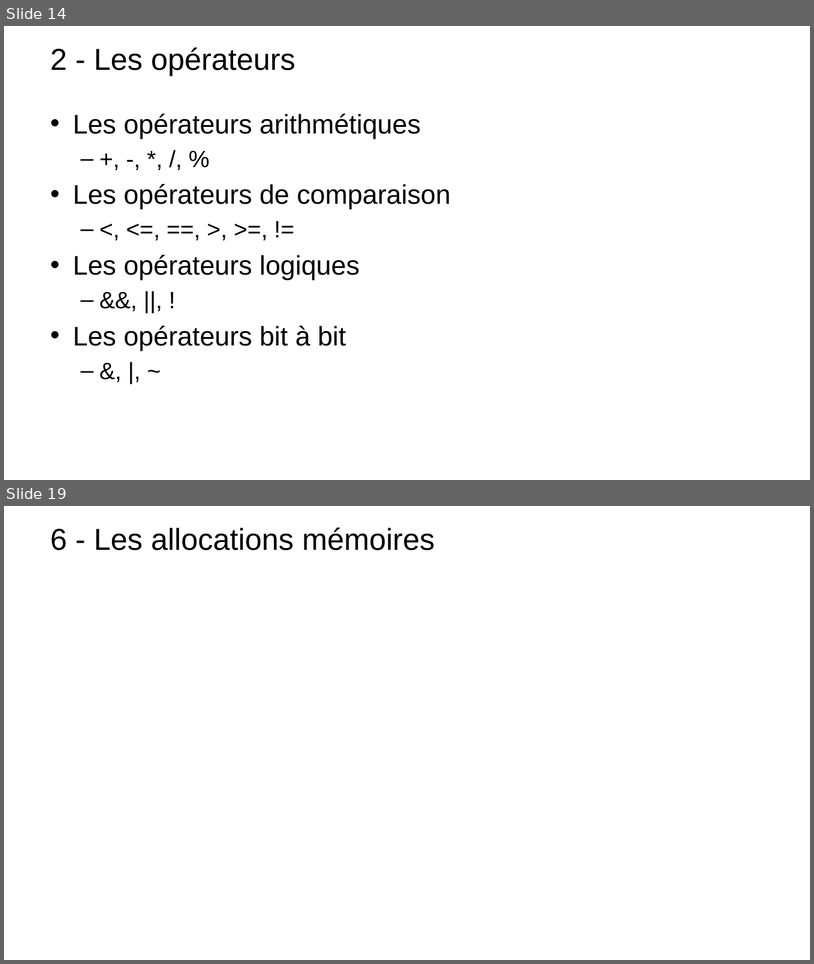
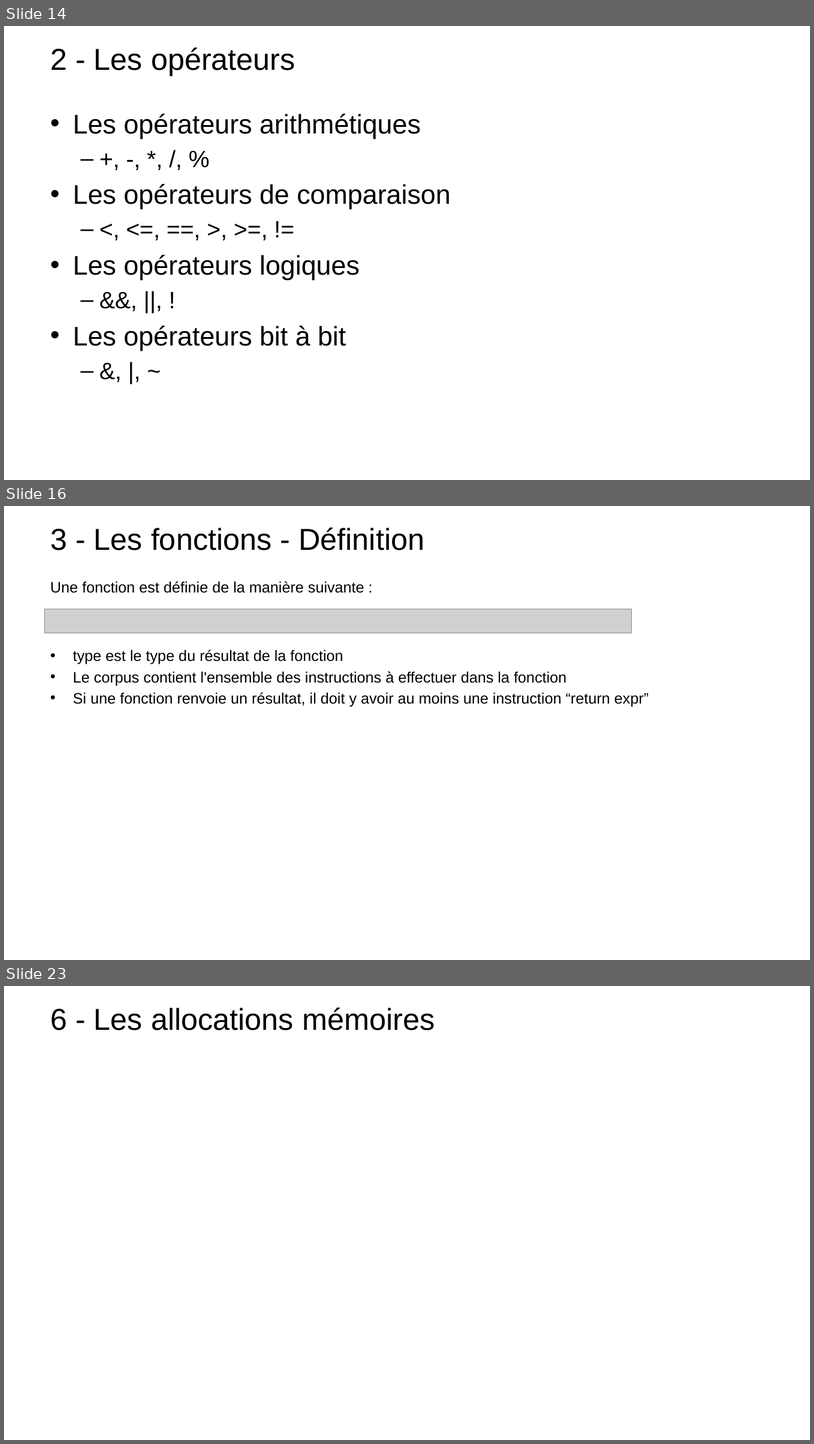
Before and after one commit to t-tortosa/cppCourses, a slide deck: POO.pptx. Shown one above the other, each under a label of ours: slides 14 and 19 before the commit, slides 14, 16 and 23 after it; the slides between them are not shown. The pictures are 814x964 and 814x1444 pixels, drawn with LibreOffice and Linux fonts; fonts in the diff are those of the drawing; grey boxes stand for pictures; background and template pictures are left out. Boxes give left, top, right and bottom in pixels: in the first picture for what was removed or moved away, otherwise in the second. Text is boxed around its words. In the diff, an @@ line names an element or a change of style, - is before the commit and + after.

```diff
--- a/POO.pptx
+++ b/POO.pptx
@@ slide 16 added at [4, 506, 810, 960], background picture (left out) @@
@@ title added at [50, 528, 425, 550], 36 pt, text #000000 @@
+3 - Les fonctions - Définition
@@ text added at [50, 581, 365, 593], 18 pt, text #000000 @@
+Une fonction est définie de la manière suivante :
@@ picture added at [45, 609, 633, 634] @@
@@ text added at [73, 649, 649, 707], 18 pt, text #000000 @@
+• type est le type du résultat de la fonction
+• Le corpus contient l'ensemble des instructions à effectuer dans la fonction
+• Si une fonction renvoie un résultat, il doit y avoir au moins une instruction “return expr”
@@ what was slide 19 is now slide 23 @@
```
Also in this commit, not shown: 12 slides changed, 6 other slides added, 1 slide removed, 9 other files.
